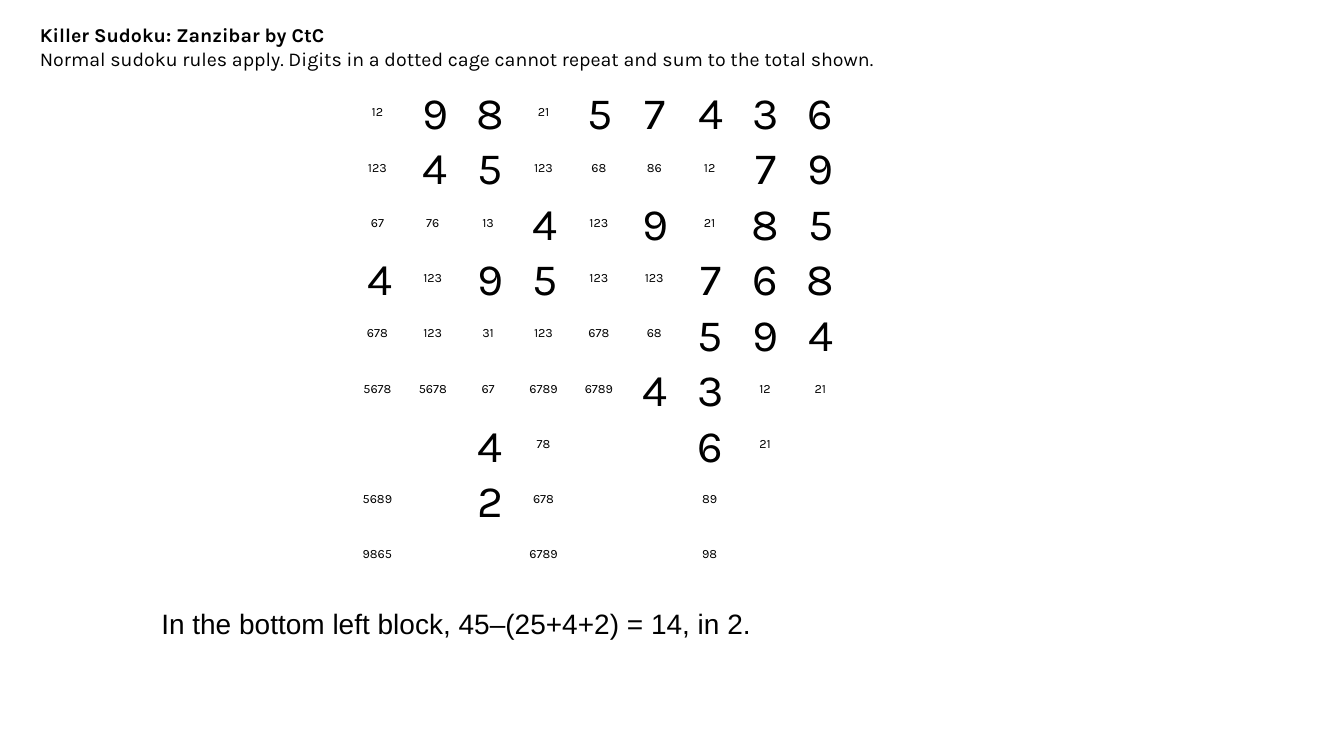
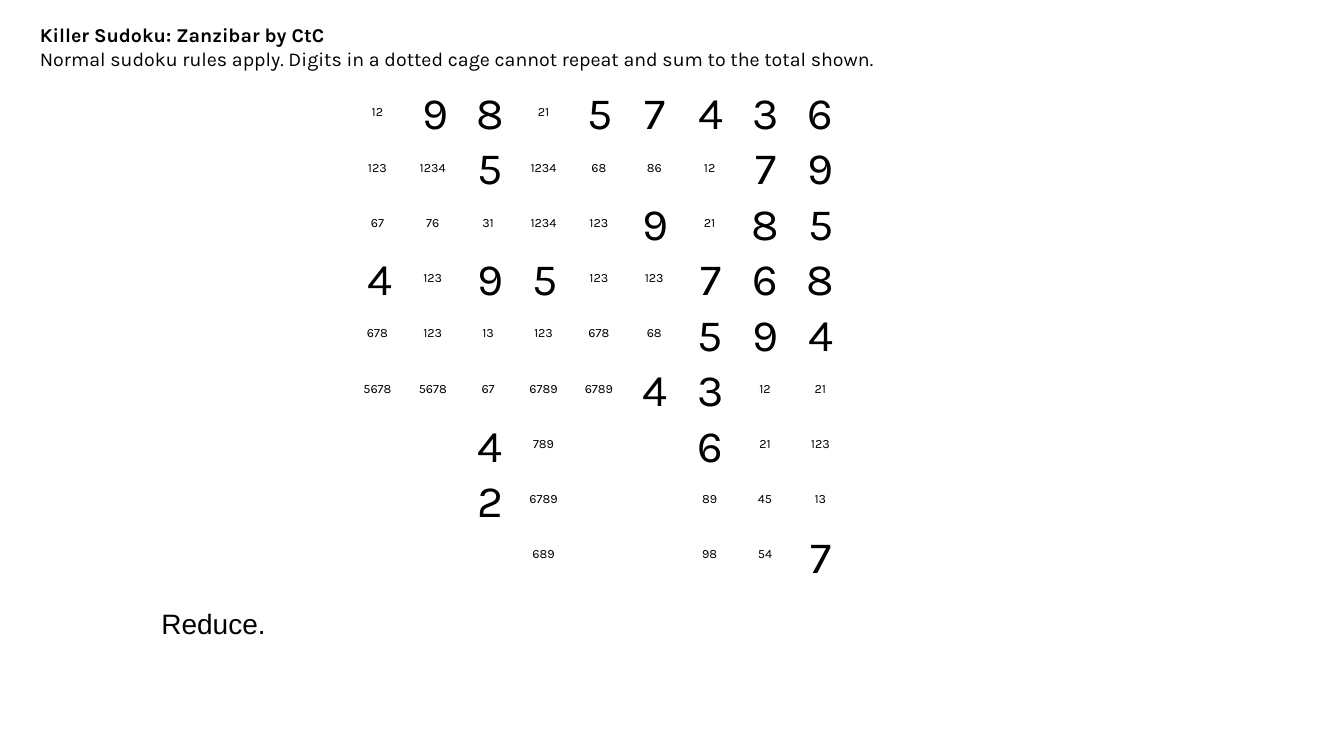
Before and after one commit to jhardis/WSJ_Number_Puzzles, a slide deck: slide 42 of 20261010_1.pptx. Drawn at 1344x756 pixels with LibreOffice and Linux fonts; fonts in the diff are those of the drawing; background and template pictures are left out. Boxes give left, top, right and bottom in pixels: in the first picture for what was removed or moved away, otherwise in the second. Text is boxed around its words. In the diff, an @@ line names an element or a change of style, - is before the commit and + after.

```diff
--- a/20261010_1.pptx
+++ b/20261010_1.pptx
@@ text added at [420, 164, 446, 172], 9 pt, text #000000 @@
+1234
@@ text removed at [423, 155, 448, 184] @@
-4
@@ text at [531, 164, 557, 172]: text changed @@
-123
+1234
@@ text "31": place and size @@
-text "31" at [482, 329, 494, 337]
+text "31" at [482, 219, 494, 227]
@@ text added at [531, 219, 557, 227], 9 pt, text #000000 @@
+1234
@@ text removed at [533, 211, 558, 240] @@
-4
@@ text "13": place and size @@
-text "13" at [482, 219, 494, 227]
+text "13" at [482, 329, 494, 337]
@@ text at [533, 440, 554, 448]: text changed @@
-78
+789
@@ text added at [811, 440, 830, 448], 9 pt, text #000000 @@
+123
@@ text removed at [363, 495, 392, 503] @@
-5689
@@ text "6789": place and size @@
-text "6789" at [529, 550, 557, 558]
+text "6789" at [529, 495, 557, 503]
@@ text removed at [533, 495, 554, 503] @@
-678
@@ text added at [758, 495, 772, 503], 9 pt, text #000000 @@
+45
@@ text added at [815, 495, 827, 503], 9 pt, text #000000 @@
+13
@@ text removed at [363, 550, 392, 558] @@
-9865
@@ text added at [532, 550, 554, 558], 9 pt, text #000000 @@
+689
@@ text added at [758, 550, 772, 558], 9 pt, text #000000 @@
+54
@@ text added at [810, 545, 831, 573], 32 pt, text #000000 @@
+7
@@ text at [161, 613, 265, 635]: text changed @@
-In the bottom left block, 45–(25+4+2) = 14, in 2.
+Reduce.
```
Also in this commit, not shown: 41 other slides changed, 2 slides added, 2 slides removed.
